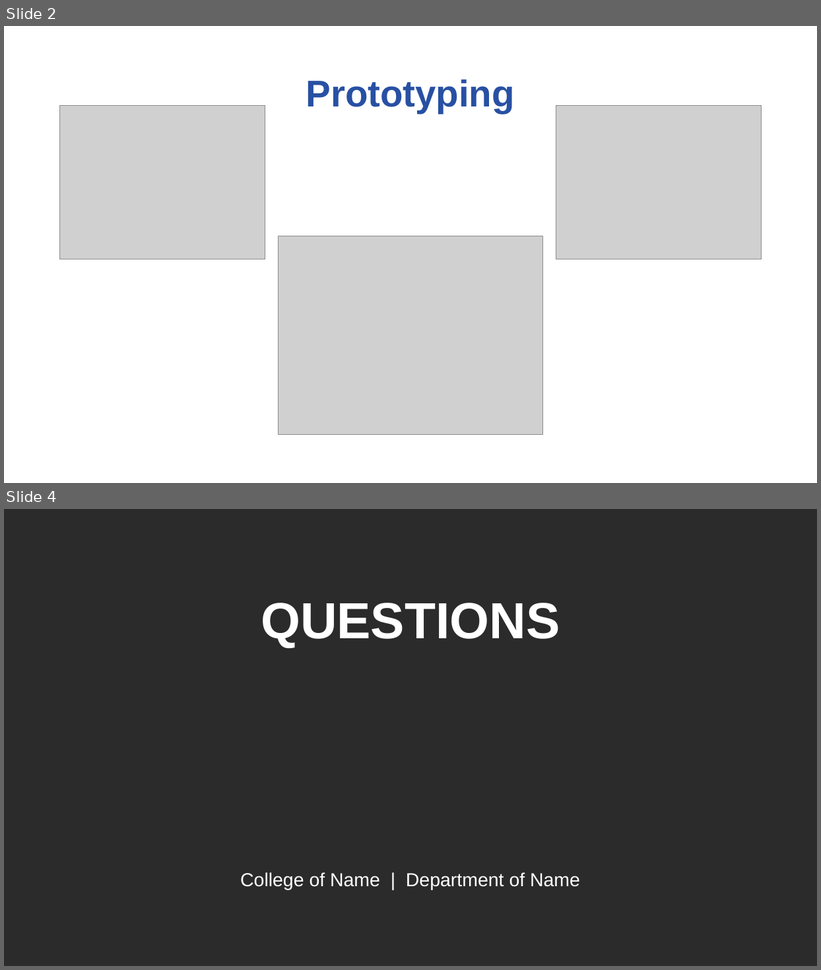
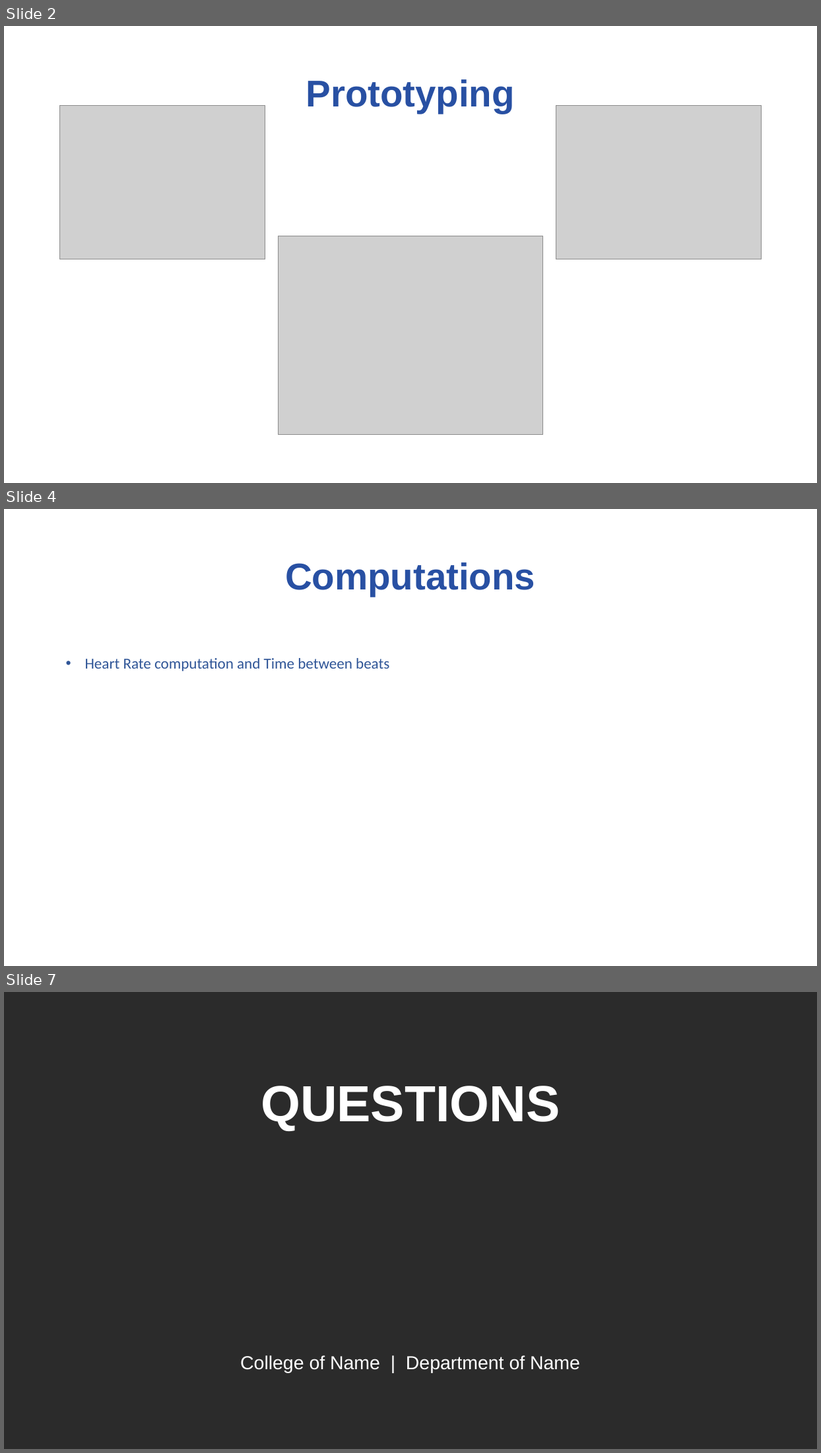
Before and after one commit to ramirez915/BioE-CS-494, a slide deck: Lab 2 ppt.pptx. Shown one above the other, each under a label of ours: slides 2 and 4 before the commit, slides 2, 4 and 7 after it; the slides between them are not shown. The pictures are 821x970 and 821x1453 pixels, drawn with LibreOffice and Linux fonts; fonts in the diff are those of the drawing; grey boxes stand for pictures; background and template pictures are left out; a plain dark background stands for a picture behind light text. Boxes give left, top, right and bottom in pixels: in the first picture for what was removed or moved away, otherwise in the second. Text is boxed around its words. In the diff, an @@ line names an element or a change of style, - is before the commit and + after.

```diff
--- a/Lab 2 ppt.pptx
+++ b/Lab 2 ppt.pptx
@@ slide 4 added at (4,509,817,966), background #FFFFFF @@
@@ title added at (285,562,535,596), 44 pt, text #2850A3, bold @@
+Computations
@@ text added at (85,658,389,671), 18 pt, text #2F5597 @@
+• Heart Rate computation and Time between beats
@@ what was slide 4 is now slide 7 @@
```
Also in this commit, not shown: 3 other slides added, 1 slide removed.
